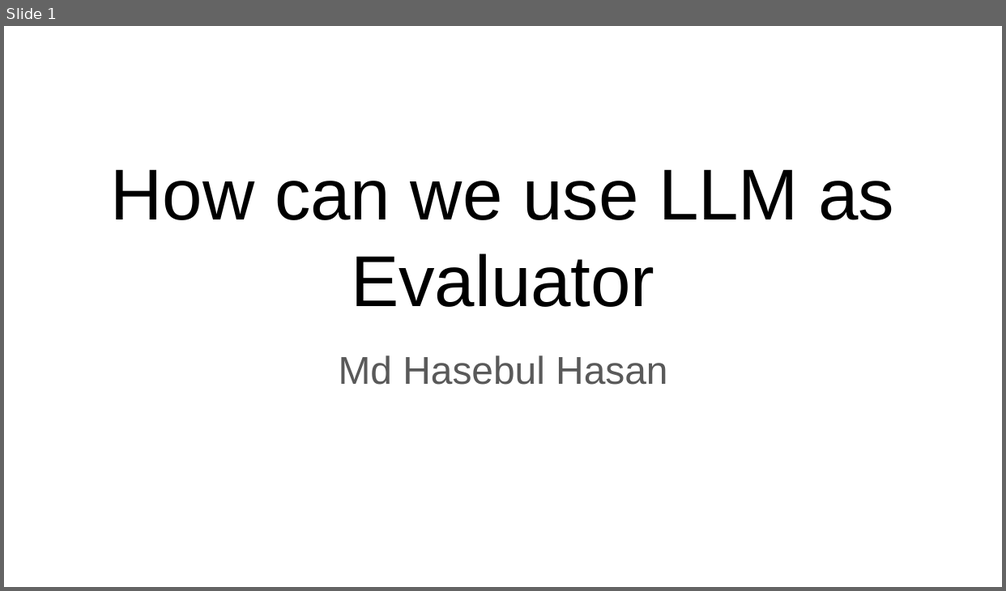
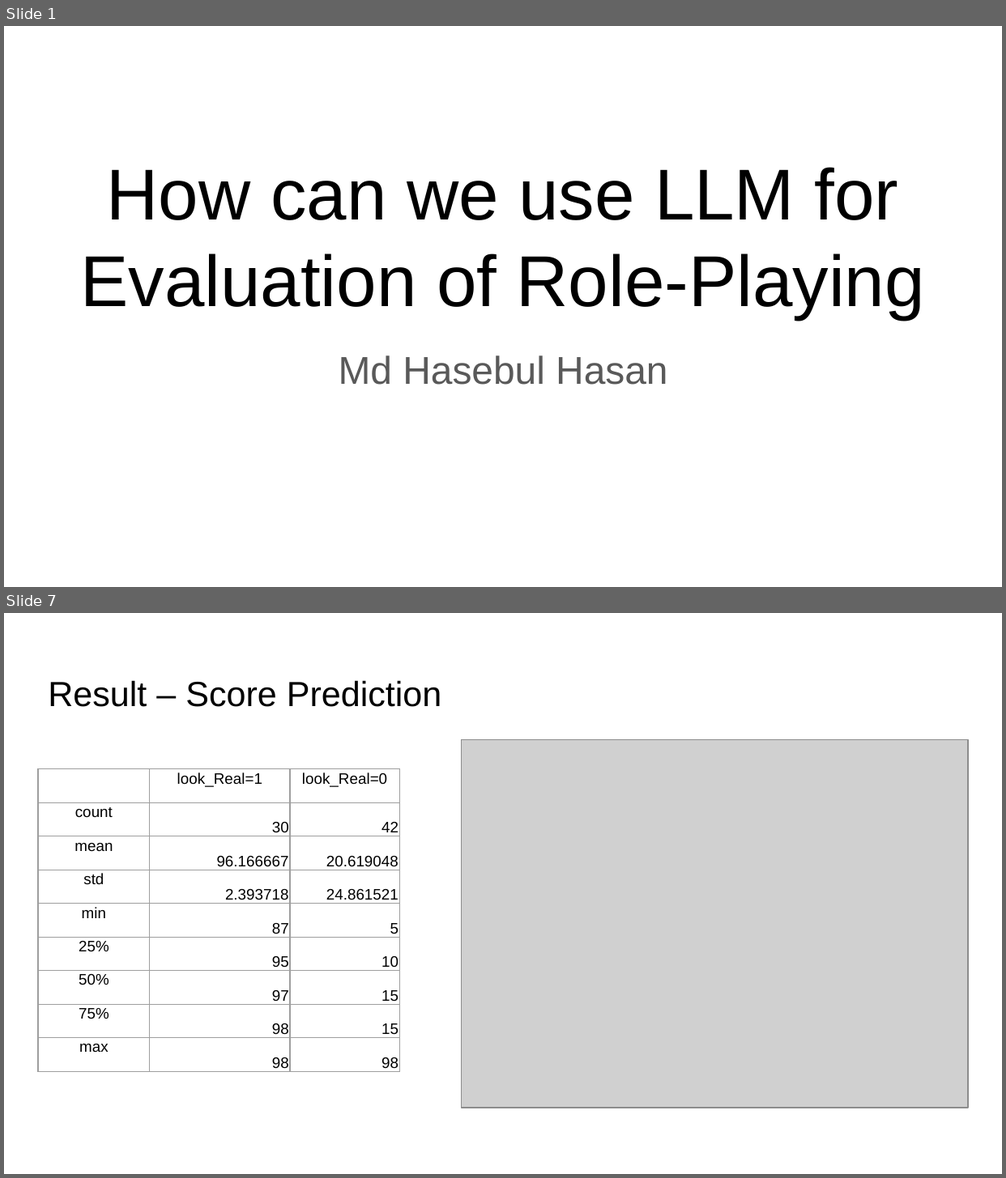
Before and after one commit to Hasebul/DeEscalWild-Benchmark-Farmework, a slide deck: Presentation/De-escalation Training Evaluation Idea.pptx. Shown one above the other, each under a label of ours: slide 1 before the commit, slides 1 and 7 after it; the slides between them are not shown. The pictures are 1006x591 and 1006x1178 pixels, drawn with LibreOffice and Linux fonts; fonts in the diff are those of the drawing; grey boxes stand for pictures. Boxes give left, top, right and bottom in pixels: in the first picture for what was removed or moved away, otherwise in the second. Text is boxed around its words. In the diff, an @@ line names an element or a change of style, - is before the commit and + after.

Commit message:
finish role playing evaluaiton code

```diff
--- a/Presentation/De-escalation Training Evaluation Idea.pptx
+++ b/Presentation/De-escalation Training Evaluation Idea.pptx
@@ slide 7 added at (x1=4, y1=613, x2=1002, y2=1174), background #FFFFFF @@
@@ title added at (x1=48, y1=680, x2=442, y2=707), 25.2 pt, text #000000 @@
+Result – Score Prediction
@@ picture added at (x1=461, y1=739, x2=968, y2=1108) @@
@@ table added at (x1=38, y1=769, x2=400, y2=1072), 9 rows, 3 columns @@
+ | look_Real=1 | look_Real=0
+count | 30 | 42
+mean | 96.166667 | 20.619048
+std | 2.393718 | 24.861521
+min | 87 | 5
+25% | 95 | 10
+50% | 97 | 15
+75% | 98 | 15
+max | 98 | 98
@@ slide 1 changed as well @@
@@ title at (x1=81, y1=167, x2=925, y2=319): text changed @@
-How can we use LLM as Evaluator
+How can we use LLM for Evaluation of Role-Playing
```
Also in this commit, not shown: 2 other slides changed, 4 other slides added, 4 slides removed, 2 other files.
